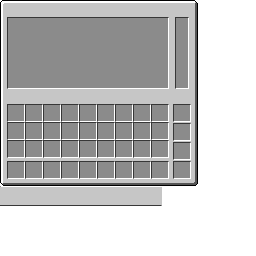
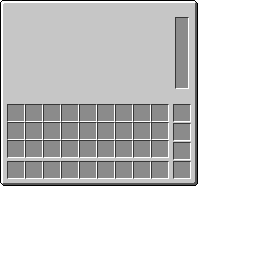
Layer changes from the first 256x256 image to the second:
hid "Могила с ползунком - перегородка" over [0, 186, 162, 206]
added layer "Могила с ползунком - заглушка" above "Могила с ползунком" over [7, 17, 169, 89]